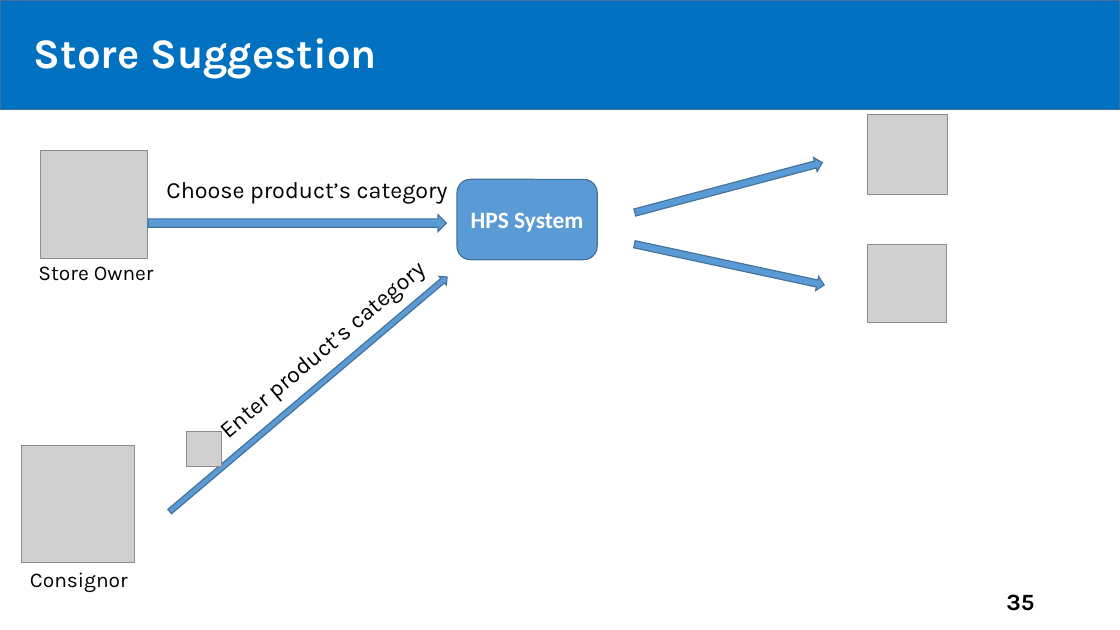
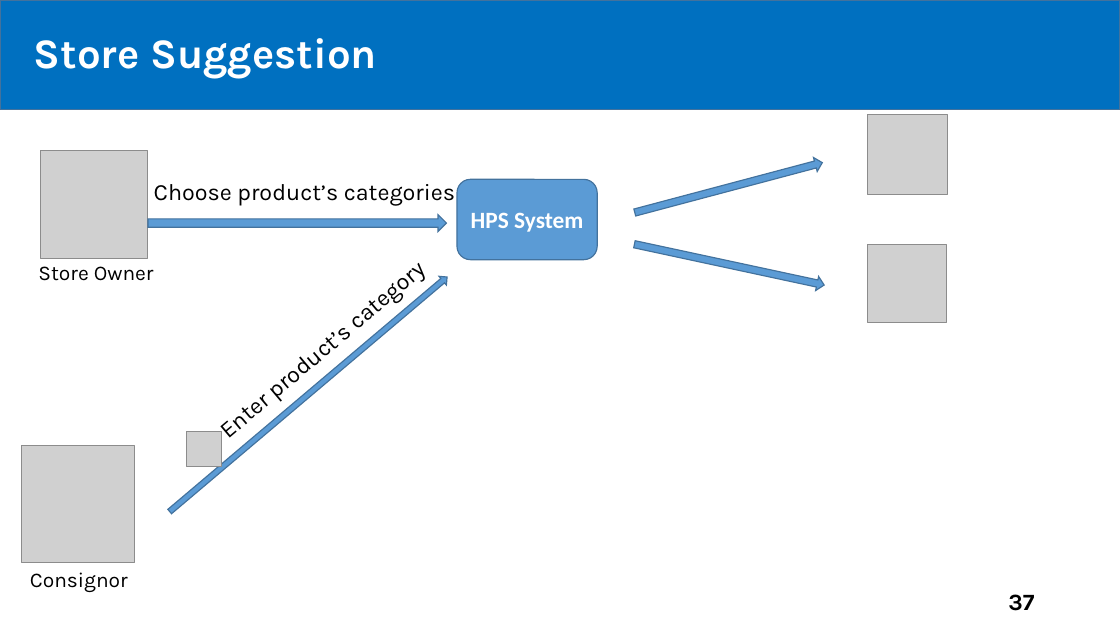
Before and after one commit to tiendan3108/CP, a slide deck: slide 37 of Source/Presentation/PreFinalPresentation.pptx (slide 35 before the commit). Drawn at 1120x630 pixels with LibreOffice and Linux fonts; fonts in the diff are those of the drawing; grey boxes stand for pictures. Boxes give left, top, right and bottom in pixels: in the first picture for what was removed or moved away, otherwise in the second. Text is boxed around its words. In the diff, an @@ line names an element or a change of style, - is before the commit and + after.

```diff
--- a/Source/Presentation/PreFinalPresentation.pptx
+++ b/Source/Presentation/PreFinalPresentation.pptx
@@ text at [154, 184, 455, 206]: text changed @@
-Choose product’s category
+Choose product’s categories
@@ page number at [1008, 594, 1034, 611]: text changed @@
-35
+37
```
Also in this commit, not shown: 5 other slides changed, 20 slides added.
